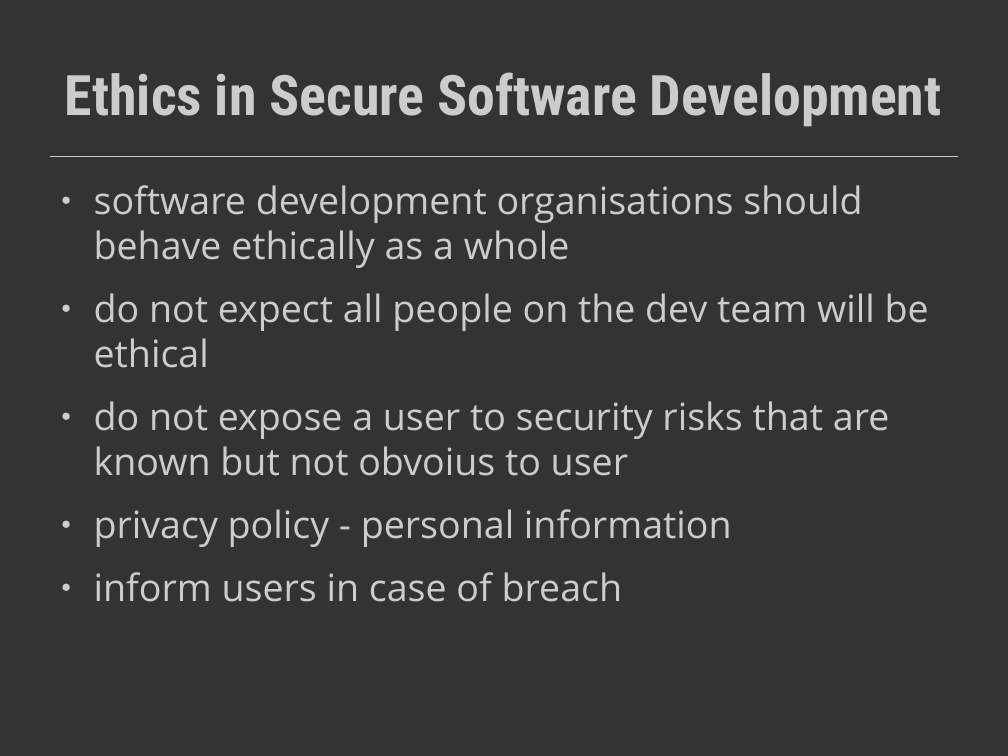
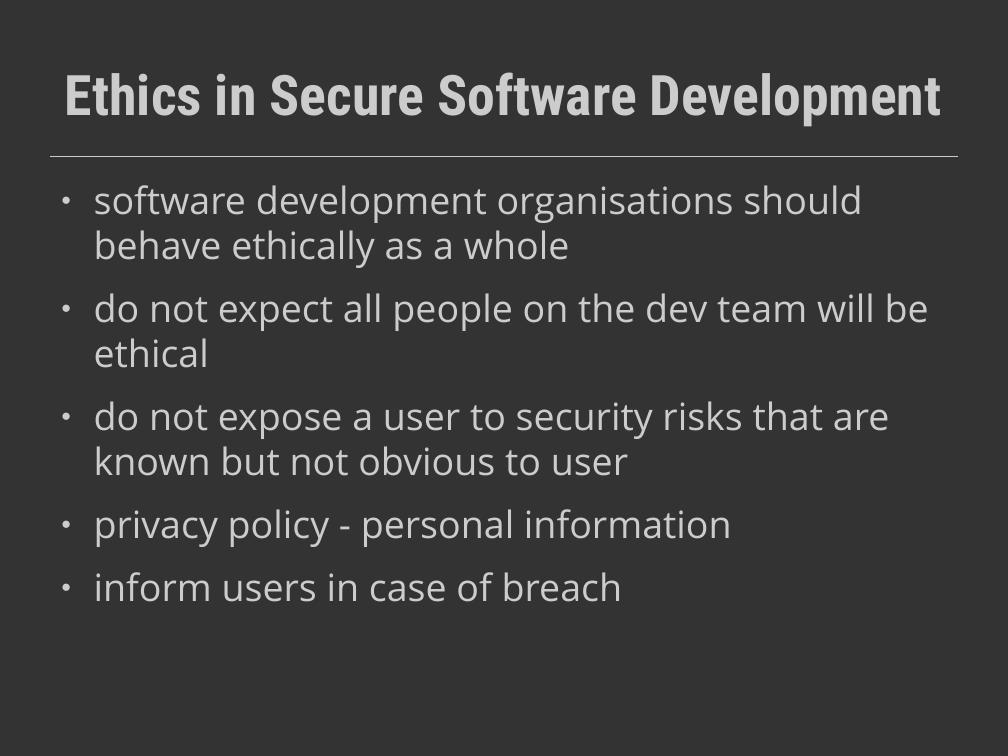
Before and after one commit to SysPete/perl-dancer-conference-2014, a slide deck: slide 16 of security.odp. Drawn at 1008x756 pixels with LibreOffice and Linux fonts; fonts in the diff are those of the drawing. Boxes give left, top, right and bottom in pixels: in the first picture for what was removed or moved away, otherwise in the second. Text is boxed around its words. In the diff, an @@ line names an element or a change of style, - is before the commit and + after.

```diff
--- a/security.odp
+++ b/security.odp
@@ text at (94,401,890,476): text changed @@
-● do not expose a user to security risks that are known but not obvoius to user
+● do not expose a user to security risks that are known but not obvious to user
```
Also in this commit, not shown: 1 other slide changed, 5 other files.
